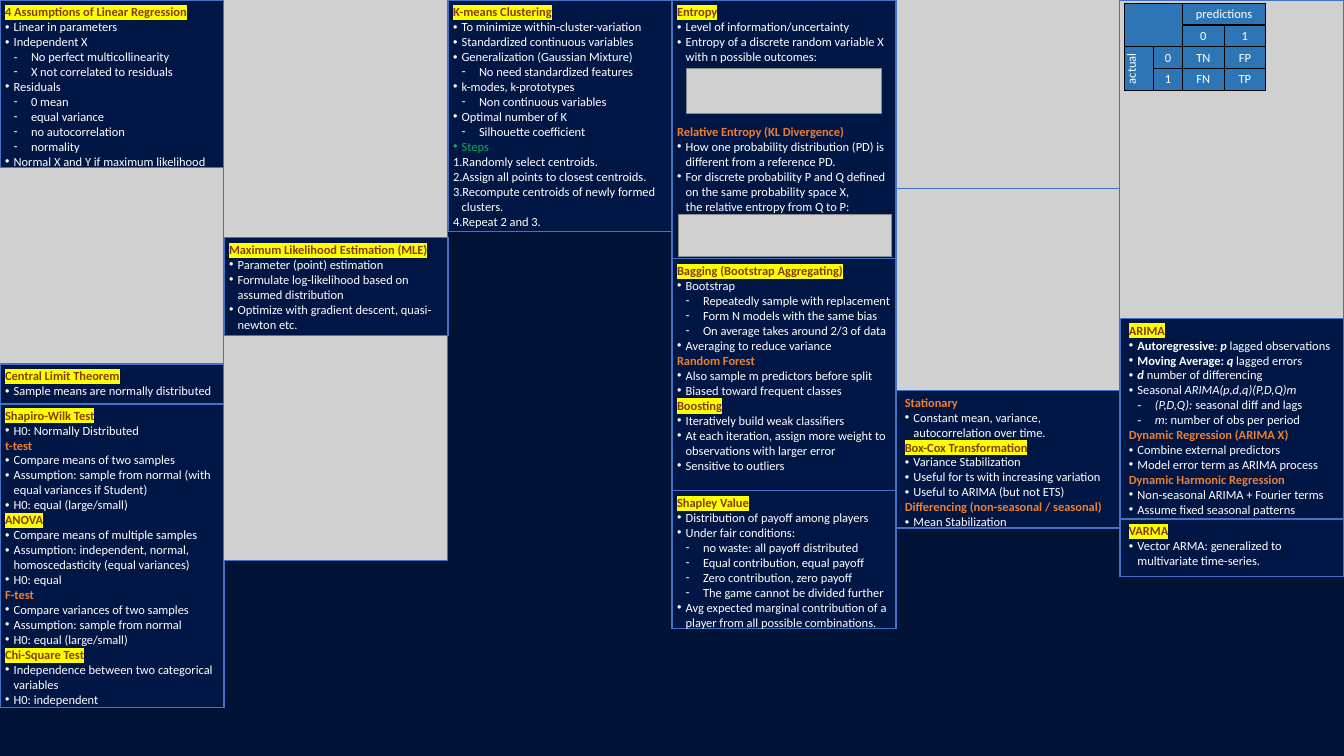
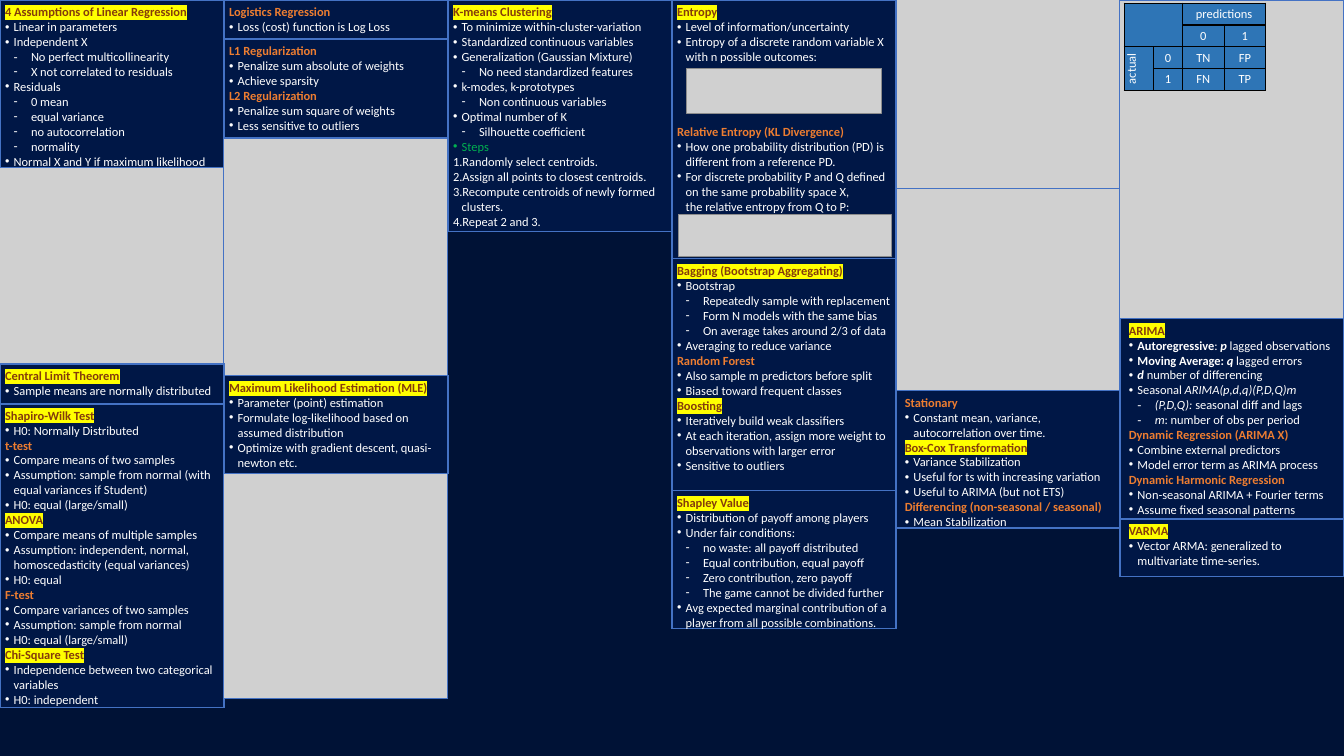
Before and after one commit to gowestyang/dev-toolbox, a slide deck: slide 1 of cheat_sheet/DS Basics.pptx. Drawn at 1344x756 pixels with LibreOffice and Linux fonts; fonts in the diff are those of the drawing; grey boxes stand for pictures. Boxes give left, top, right and bottom in pixels: in the first picture for what was removed or moved away, otherwise in the second. Text is boxed around its words. In the diff, an @@ line names an element or a change of style, - is before the commit and + after.

```diff
--- a/cheat_sheet/DS Basics.pptx
+++ b/cheat_sheet/DS Basics.pptx
@@ rectangle added at bbox=[224, 0, 448, 39], fill #001746, outline #4472C4 1 pt, 10 pt, text #FFFFFF @@
+Logistics Regression
+• Loss (cost) function is Log Loss
@@ rectangle added at bbox=[224, 39, 448, 138], fill #001746, outline #4472C4 1 pt, 10 pt, text #FFFFFF @@
+L1 Regularization
+• Penalize sum absolute of weights
+• Achieve sparsity
+L2 Regularization
+• Penalize sum square of weights
+• Less sensitive to outliers
@@ 2 pictures, 1 rectangle: place and size @@
-2 pictures, 1 rectangle at bbox=[224, 0, 448, 561]
+2 pictures, 1 rectangle at bbox=[224, 138, 448, 699]
```
